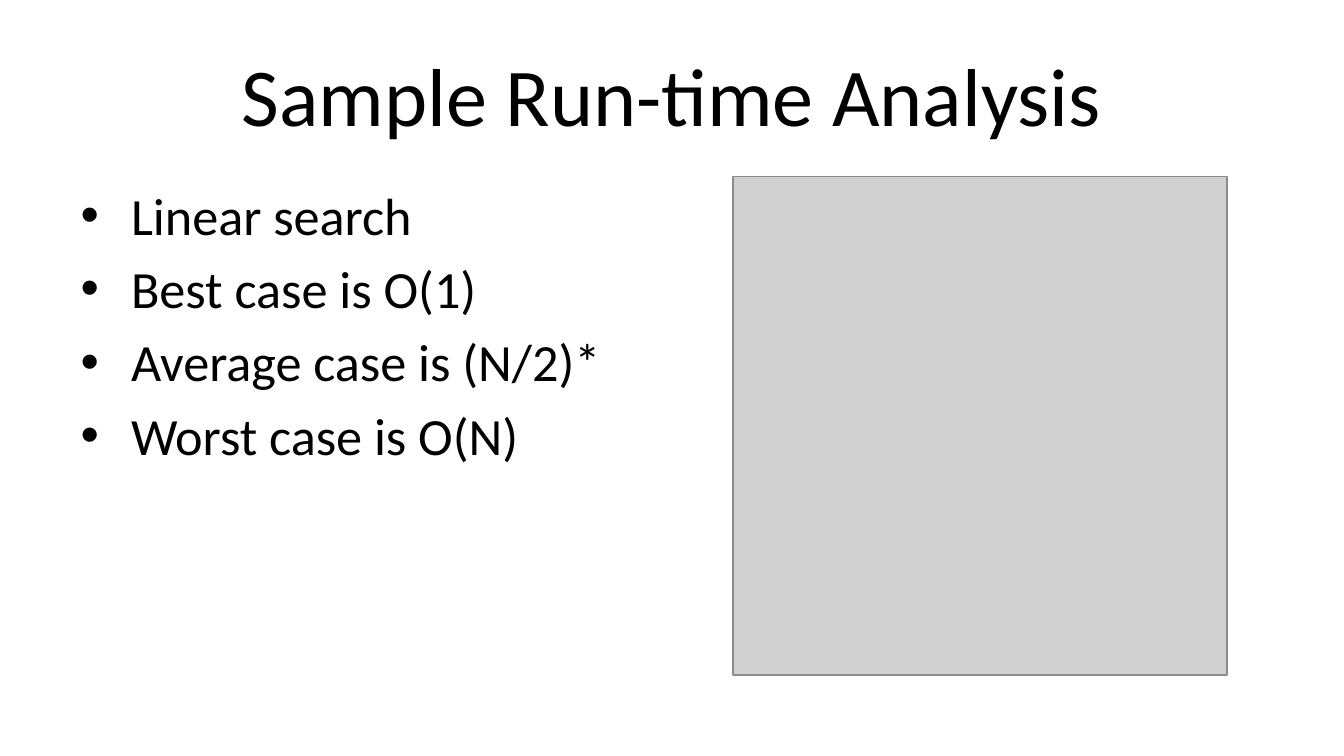
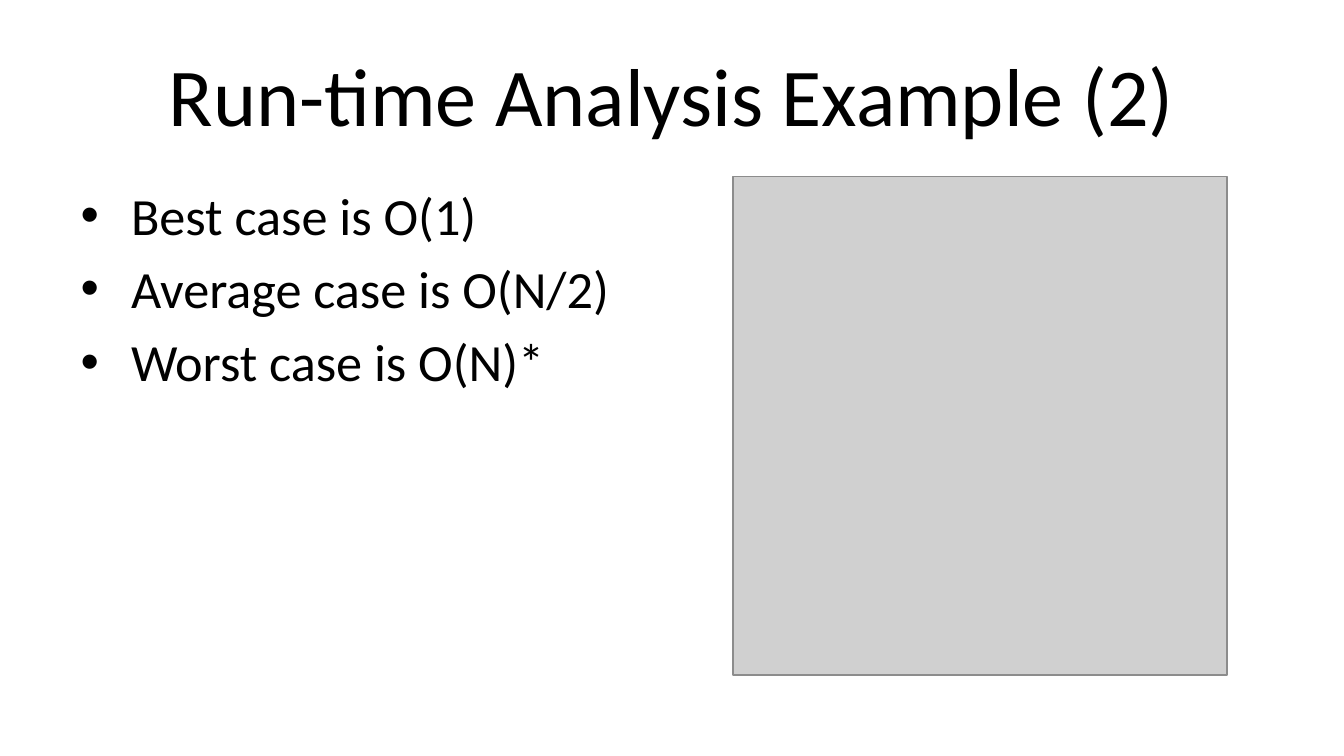
Before and after one commit to ProOracleSQL/space, a slide deck: slide 9 of examples/presentations/Practical Algorithm Analysis for Oracle Developers - Collaborate - 2019_281_Heller.pptx (slide 8 before the commit). Drawn at 1344x756 pixels with LibreOffice and Linux fonts; fonts in the diff are those of the drawing; grey boxes stand for pictures. Boxes give left, top, right and bottom in pixels: in the first picture for what was removed or moved away, otherwise in the second. Text is boxed around its words. In the diff, an @@ line names an element or a change of style, - is before the commit and + after.

```diff
--- a/examples/presentations/Practical Algorithm Analysis for Oracle Developers - Collaborate - 2019_281_Heller.pptx
+++ b/examples/presentations/Practical Algorithm Analysis for Oracle Developers - Collaborate - 2019_281_Heller.pptx
@@ title at [169, 66, 1173, 140]: text changed @@
-Sample Run-time Analysis
+Run-time Analysis Example (2)
@@ text at [131, 198, 411, 236]: paragraph removed @@
-• Linear search
@@ text at [131, 270, 609, 388]: text changed @@
-• Average case is (N/2)*
-• Worst case is O(N)
+• Average case is O(N/2)
+• Worst case is O(N)*
```
Also in this commit, not shown: 8 other slides changed, 2 slides added.
